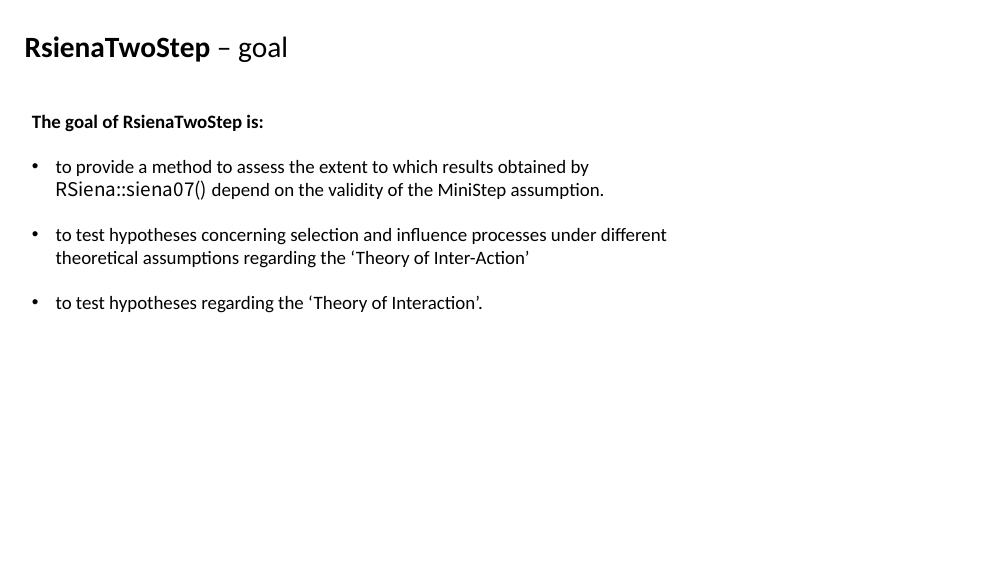
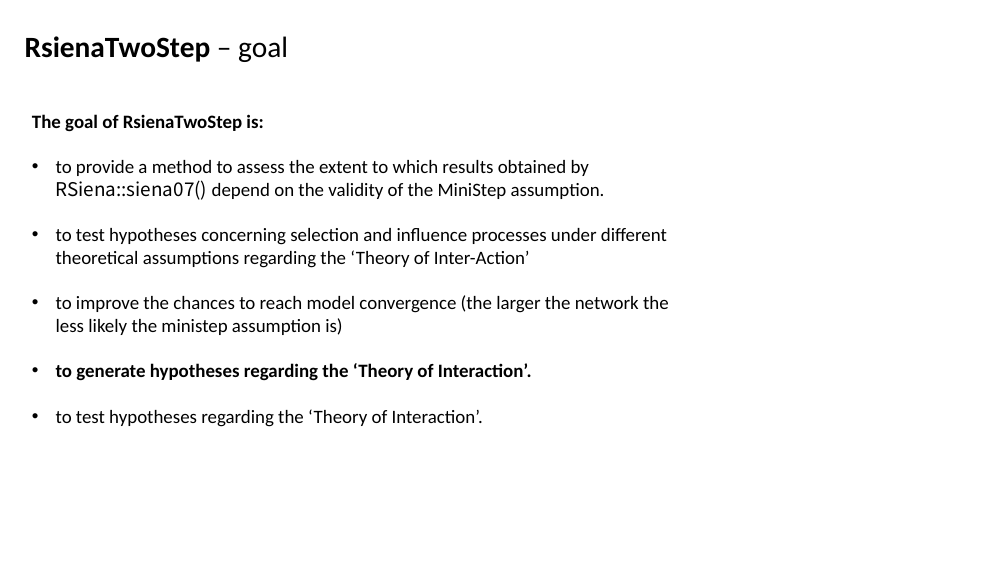
Before and after one commit to Niels-Vullings/RsienaTwoStep, a slide deck: slide 11 of nonbuild/RsienaTwoStep_JT.pptm (slide 16 before the commit). Drawn at 1008x567 pixels with LibreOffice and Linux fonts; fonts in the diff are those of the drawing. Boxes give left, top, right and bottom in pixels: in the first picture for what was removed or moved away, otherwise in the second. Text is boxed around its words. In the diff, an @@ line names an element or a change of style, - is before the commit and + after.

```diff
--- a/nonbuild/RsienaTwoStep_JT.pptm
+++ b/nonbuild/RsienaTwoStep_JT.pptm
@@ text at (56, 295, 669, 381): paragraphs added @@
+• to improve the chances to reach model convergence (the larger the network the less likely the ministep assumption is)
+• to generate hypotheses regarding the ‘Theory of Interaction’.
```
Also in this commit, not shown: 31 other slides changed, 14 slides added, 14 slides removed, 51 other files.
